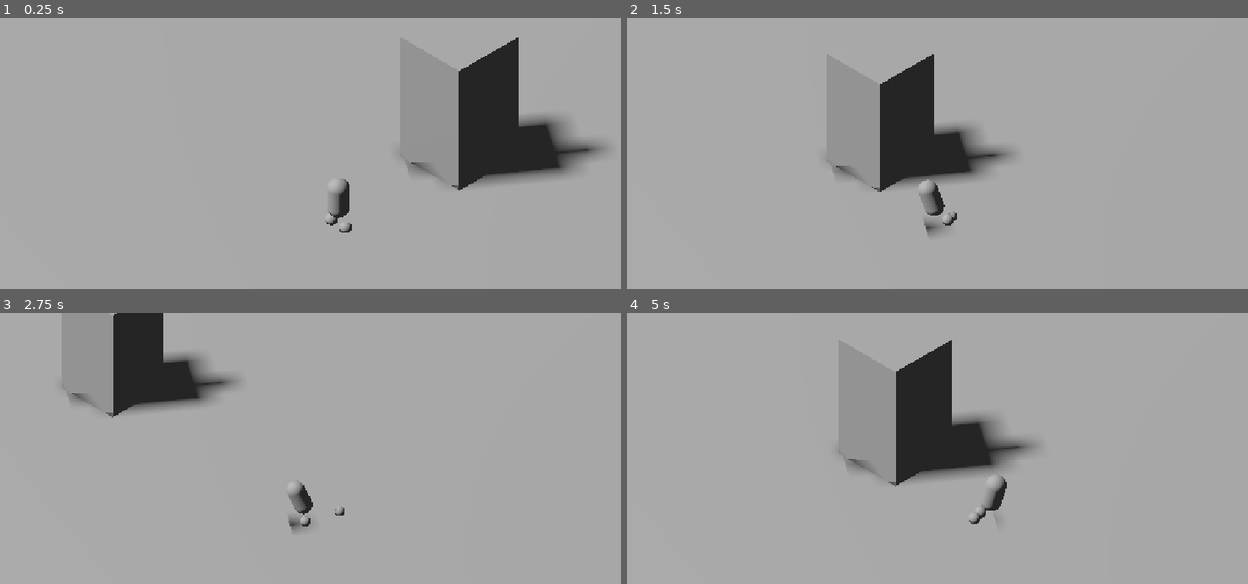
Above: before the commit, frames 1-4 (two rows, left to right).
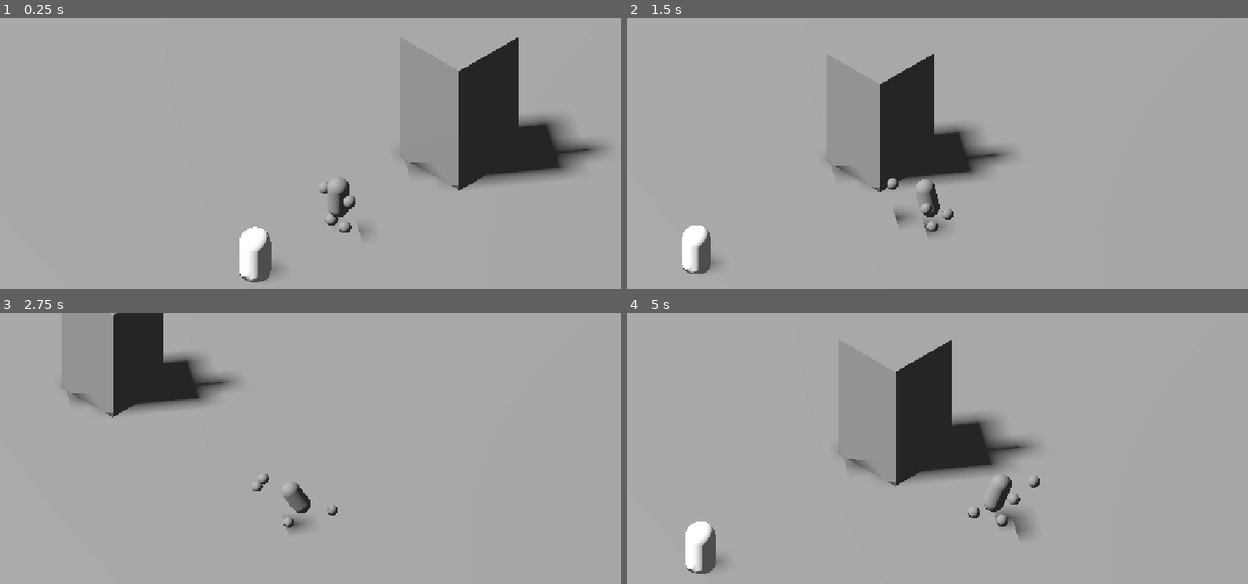
Above: after the commit, the same moments.

Repository: Virbek/3d-zelda-mole
Game: Godot game, scene res://TestingScene.tscn
Two runs of this game, one before a commit and one after it. Both use one fixed random seed, a clock stepped at 60 frames per second and the inputs below.
Inputs (mouse positions are in pixels of both pictures, inside the frame that each line leads up to):
- Up to frame 1 (0.25 s): no input
- Up to frame 2 (1.5 s): move the mouse to (1111, 188) at 0.52 s; hold D (move_right) 0.53-1.28 s; hold Shift (sprint) 0.53-1.28 s; click (1111, 188) at 0.8 s; move the mouse to (831, 226) at 1.27 s; hold S (move_back) from 1.28 s (still down); click (831, 226) at 1.35 s
- Up to frame 3 (2.75 s): tap Shift (sprint) at 1.55 s; move the mouse to (403, 418) at 2.02 s; release S (move_back) at 2.03 s; hold D (move_right) from 2.03 s (still down); hold Shift (sprint) from 2.03 s (still down); click (403, 418) at 2.3 s
- Up to frame 4 (5 s): move the mouse to (931, 578) at 2.77 s; release D (move_right) at 2.78 s; release Shift (sprint) at 2.78 s; hold Z (move_forward) 2.78-3.53 s; click (931, 578) at 2.85 s; tap Shift (sprint) at 3.05, 4.55 s; move the mouse to (1167, 559) at 3.52 s; hold Shift (sprint) 3.53-4.28 s; hold Q (move_left) from 3.53 s (still down); click (1167, 559) at 3.8 s; move the mouse to (763, 445) at 4.27 s; click (763, 445) at 4.35 s

The runs differ from the first frame. In frame 1, 1.1% of the frame differs, in the area x 38-60%, y 58-98%; in frame 2, 1.3%; in frame 3, 0.4%; in frame 4, 1.6%, in the area x 9-67%, y 59-97%.

Commit message:
add fight feature

Diff:
--- /dev/null
+++ b/Enemy.tscn
@@ -0,0 +1,35 @@
+[gd_scene format=3 uid="uid://b34mk8qpxnm3e"]
+
+[ext_resource type="Script" uid="uid://c3ttsl24yvlx1" path="res://enemy.gd" id="1_tt7e2"]
+
+[sub_resource type="CapsuleMesh" id="CapsuleMesh_osq7l"]
+
+[sub_resource type="StandardMaterial3D" id="StandardMaterial3D_j4swo"]
+
+[sub_resource type="CapsuleShape3D" id="CapsuleShape3D_osq7l"]
+
+[sub_resource type="CapsuleShape3D" id="CapsuleShape3D_gqquq"]
+
+[node name="Node3D" type="Node3D" unique_id=465677058]
+
+[node name="Enemy" type="StaticBody3D" parent="." unique_id=1004064655]
+collision_mask = 0
+script = ExtResource("1_tt7e2")
+
+[node name="MeshInstance3D" type="MeshInstance3D" parent="Enemy" unique_id=371837035]
+transform = Transform3D(1, 0, 0, 0, 1, 0, 0, 0, 1, 0, 0.7, 0)
+mesh = SubResource("CapsuleMesh_osq7l")
+surface_material_override/0 = SubResource("StandardMaterial3D_j4swo")
+
+[node name="CollisionShape3D" type="CollisionShape3D" parent="Enemy" unique_id=1577628089]
+transform = Transform3D(1, 0, 0, 0, 1, 0, 0, 0, 1, 0, 0.7, 0)
+shape = SubResource("CapsuleShape3D_osq7l")
+
+[node name="HurtBox" type="Area3D" parent="Enemy" unique_id=75258606]
+visible = false
+collision_layer = 2
+collision_mask = 0
+
+[node name="CollisionShape3D" type="CollisionShape3D" parent="Enemy/HurtBox" unique_id=283983737]
+transform = Transform3D(1.05, 0, 0, 0, 1.05, 0, 0, 0, 1.05, 0, 0, 0)
+shape = SubResource("CapsuleShape3D_gqquq")
--- a/Script/rig.gd
+++ b/Script/rig.gd
@@ -1,33 +1,59 @@
 extends Node3D
 
+## Rig procédural style Rayman : pieds/mains détachés, corps tiré par un ressort.
+## Les nœuds Body, FootL, FootR, HandL, HandR sont mis en top_level : ils vivent
+## en coordonnées monde et peuvent donc prendre du retard sur le Player.
+
 @export var player_path: NodePath
 
 @export_group("Pieds")
-@export var stance_width: float = 0.32     ## écartement latéral
-@export var step_threshold: float = 0.55   ## distance avant de déclencher un pas
-@export var step_duration: float = 0.16    ## durée d'un pas
-@export var step_height: float = 0.22      ## hauteur de l'arc
-@export var step_lead: float = 0.45        ## anticipation dans la direction du mouvement
+@export var stance_width: float = 0.30      ## écartement latéral des pieds
+@export var step_threshold: float = 0.50    ## distance avant de déclencher un pas
+@export var step_duration: float = 0.20     ## durée d'un pas
+@export var step_height: float = 0.20       ## hauteur de l'arc du pas
+@export var step_lead: float = 0.45         ## anticipation dans la direction du mouvement
 
 @export_group("Corps")
-@export var body_height: float = 1.0
-@export var stiffness: float = 90.0        ## force du champ d'attraction
-@export var damping: float = 9.0           ## plus bas = plus de rebond
-@export var lean_degrees: float = 14.0
-@export var lean_pull_scale: float = 0.35   ## étirement (en unités) pour atteindre l'inclinaison max
+@export var body_height: float = 1.00
+@export var stiffness: float = 90.0         ## force du champ d'attraction
+@export var damping: float = 6.0            ## plus bas = plus de rebond
+@export var lean_degrees: float = 20.0
+@export var lean_pull_scale: float = 0.35   ## étirement (unités) pour l'inclinaison max
+
+@export_group("Ressenti des pas")
+@export var bob_height: float = 0.07        ## montée du corps pendant un pas
+@export var sway_degrees: float = 5.0       ## roulis vers le pied d'appui
+@export var push_impulse: float = 0.9       ## coup de reins au départ du pas
+@export var land_impulse: float = 1.3       ## encaissement à la pose
+
+@export_group("Sprint")
+@export var sprint_lean_multiplier: float = 1.7
+@export var sprint_lead_multiplier: float = 1.8
+@export var sprint_swing_multiplier: float = 1.6
+
+@export_group("Mains")
+@export var hand_offset := Vector3(0.55, 0.02, 0.05)  ## x latéral, y hauteur, z arrière
+@export var hand_stiffness: float = 55.0
+@export var hand_damping: float = 7.0
+@export var hand_swing: float = 0.35
+
+@export_group("Attaque")
+@export var attack_reach: float = 0.85      ## rayon du balayage
+@export var attack_height: float = 0.15     ## hauteur relative au centre du corps
+@export var attack_duration: float = 0.28
+@export var attack_arc: float = 180.0       ## amplitude en degrés
+@export var attack_recover: float = 0.12    ## retour progressif au ressort
+@export var hit_window := Vector2(0.15, 0.8)
+@export var hit_radius: float = 0.22
+@export_flags_3d_physics var hit_mask: int = 2  ## calque des ennemis
 
 @onready var player: CharacterBody3D = get_node(player_path)
 @onready var body: Node3D = $Body
 @onready var foot_l: Node3D = $FootL
 @onready var foot_r: Node3D = $FootR
-@export var sprint_lean_multiplier: float = 1.7
-@export var sprint_lead_multiplier: float = 1.8
-
-@export_group("Ressenti des pas")
-@export var bob_height: float = 0.07      ## montée du corps pendant un pas
-@export var sway_degrees: float = 5.0     ## roulis vers le pied d'appui
-@export var push_impulse: float = 0.9     ## coup de reins au départ du pas
-@export var land_impulse: float = 1.3     ## encaissement à la pose
+@onready var hand_l: Node3D = $HandL
+@onready var hand_r: Node3D = $HandR
+
 
 class Foot:
 	var node: Node3D
@@ -38,12 +64,28 @@
 	var from := Vector3.ZERO
 	var to := Vector3.ZERO
 
+
+class Hand:
+	var node: Node3D
+	var side: float = 1.0
+	var pos := Vector3.ZERO
+	var vel := Vector3.ZERO
+
+
 var _feet := []
+var _hands := []
+
+var _body_pos := Vector3.ZERO
 var _body_vel := Vector3.ZERO
-var _body_pos := Vector3.ZERO
+
+var _attacking := false
+var _attack_t := 0.0
+var _recover_t := 0.0
+var _already_hit := []
+
 
 func _ready() -> void:
-	for n in [body, foot_l, foot_r]:
+	for n in [body, foot_l, foot_r, hand_l, hand_r]:
 		n.top_level = true
 
 	for data in [[foot_l, -1.0], [foot_r, 1.0]]:
@@ -52,21 +94,42 @@
 		f.side = data[1]
 		_feet.append(f)
 
-	# Position initiale : pieds au repos, corps au-dessus
 	for f in _feet:
 		f.planted = _rest_target(f)
 		f.node.global_position = f.planted
+
 	_body_pos = player.global_position + Vector3.UP * body_height
 	body.global_position = _body_pos
+
+	for data in [[hand_l, -1.0], [hand_r, 1.0]]:
+		var h := Hand.new()
+		h.node = data[0]
+		h.side = data[1]
+		h.pos = _body_pos + Vector3(hand_offset.x * h.side, hand_offset.y, hand_offset.z)
+		h.node.global_position = h.pos
+		_hands.append(h)
+
+
+func _unhandled_input(event: InputEvent) -> void:
+	if event.is_action_pressed("attack") and not _attacking:
+		_attacking = true
+		_attack_t = 0.0
+		_already_hit.clear()
+
 
 func _physics_process(delta: float) -> void:
 	_update_feet(delta)
 	_update_body(delta)
-
-# Où le pied "devrait" être, compte tenu de la position et de la vitesse actuelles
+	_update_hands(delta)
+
+
+# ---------------------------------------------------------------- PIEDS
+
+## Où le pied "devrait" être, compte tenu de la position et de la vitesse actuelles.
 func _rest_target(f: Foot) -> Vector3:
-	var b := player.global_transform.basis
+	var b: Basis = player.global_transform.basis
 	var hv := Vector3(player.velocity.x, 0.0, player.velocity.z)
+
 	var lead := Vector3.ZERO
 	if hv.length() > 0.1:
 		var l := step_lead
@@ -75,6 +138,7 @@
 		lead = hv.normalized() * l
 
 	var p: Vector3 = player.global_position + b.x * f.side * stance_width + lead
+
 	# Cherche le sol réel sous la position visée
 	var space := get_world_3d().direct_space_state
 	var q := PhysicsRayQueryParameters3D.create(
@@ -90,8 +154,9 @@
 
 	return p
 
+
 func _update_feet(delta: float) -> void:
-	# Faire avancer les pas en cours
+	# 1. Faire avancer les pas en cours
 	for f in _feet:
 		if f.stepping:
 			f.t += delta / step_duration
@@ -101,17 +166,17 @@
 				f.planted = f.to
 				_body_vel.y -= land_impulse
 			var p: Vector3 = f.from.lerp(f.to, f.t)
-			p.y += sin(f.t * PI) * step_height   # arc du pas
+			p.y += sin(f.t * PI) * step_height
 			f.node.global_position = p
 		else:
 			f.node.global_position = f.planted
 
-	# Un seul pied en l'air à la fois
+	# 2. Un seul pied en l'air à la fois
 	for f in _feet:
 		if f.stepping:
 			return
 
-	# Déclencher le pas du pied le plus en retard
+	# 3. Déclencher le pas du pied le plus en retard
 	var worst: Foot = null
 	var worst_dist := step_threshold
 	for f in _feet:
@@ -131,6 +196,9 @@
 		if dir.length() > 0.01:
 			_body_vel += dir.normalized() * push_impulse
 
+
+# ---------------------------------------------------------------- CORPS
+
 func _update_body(delta: float) -> void:
 	var mid: Vector3 = (foot_l.global_position + foot_r.global_position) * 0.5
 	var target: Vector3 = mid + Vector3.UP * body_height
@@ -152,13 +220,13 @@
 	var bob := 0.0
 	var sway := 0.0
 	if step_t >= 0.0:
-		var s := sin(step_t * PI)
+		var s: float = sin(step_t * PI)
 		bob = s * bob_height
 		sway = s * support * deg_to_rad(sway_degrees)
 
 	body.global_position = _body_pos + Vector3.UP * bob
 
-	# --- Inclinaison ---
+	# --- Inclinaison : tiré par les pieds, le haut part en arrière ---
 	var pull := to_target
 	pull.y = 0.0
 	var local_pull: Vector3 = Basis(Vector3.UP, player.rotation.y).inverse() * pull
@@ -167,6 +235,116 @@
 	var lean := deg_to_rad(lean_degrees)
 	if player.is_sprinting:
 		lean *= sprint_lean_multiplier
+
 	body.rotation.y = player.rotation.y
 	body.rotation.x = lerp(body.rotation.x, -clampf(local_pull.z, -1.0, 1.0) * lean, 10.0 * delta)
 	body.rotation.z = lerp(body.rotation.z, clampf(local_pull.x, -1.0, 1.0) * lean, 10.0 * delta) + sway
+
+
+# ---------------------------------------------------------------- MAINS
+
+func _update_hands(delta: float) -> void:
+	# --- Minuteurs de l'attaque ---
+	if _attacking:
+		var prev_t := _attack_t
+		_attack_t += delta / attack_duration
+
+		if prev_t <= hit_window.y and _attack_t >= hit_window.x:
+			_sweep_hit(_attack_position(prev_t), _attack_position(minf(_attack_t, 1.0)))
+
+		if _attack_t >= 1.0:
+			_attack_t = 1.0
+			_attacking = false
+			_recover_t = attack_recover
+	elif _recover_t > 0.0:
+		_recover_t = maxf(_recover_t - delta, 0.0)
+
+	# --- Balancement : la main opposée au pied en l'air part devant ---
+	var swing := 0.0
+	var swing_side := 0.0
+	for f in _feet:
+		if f.stepping:
+			swing = sin(f.t * PI) * hand_swing
+			if player.is_sprinting:
+				swing *= sprint_swing_multiplier
+			swing_side = -f.side
+
+	# On travaille dans le repère du corps : les mains héritent de son inclinaison
+	var b: Basis = body.global_transform.basis
+
+	for h in _hands:
+		var local := Vector3(hand_offset.x * h.side, hand_offset.y, hand_offset.z)
+		if h.side == swing_side:
+			local.z -= swing   # -Z = avant en Godot
+		else:
+			local.z += swing * 0.6
+
+		var target: Vector3 = body.global_position + b * local
+
+		# La main droite est pilotée directement pendant l'attaque
+		if h.side > 0.0 and _attacking:
+			h.pos = _attack_position(_attack_t)
+			h.vel = Vector3.ZERO
+			h.node.global_position = h.pos
+			h.node.rotation = body.rotation
+			continue
+
+		# Reprise en douceur après le coup
+		if h.side > 0.0 and _recover_t > 0.0:
+			var k: float = 1.0 - (_recover_t / attack_recover)
+			h.vel += (target - h.pos) * (hand_stiffness * k) * delta
+		else:
+			h.vel += (target - h.pos) * hand_stiffness * delta
+
+		h.vel *= exp(-hand_damping * delta)
+		h.pos += h.vel * delta
+
+		h.node.global_position = h.pos
+		h.node.rotation = body.rotation
+
+
+# ---------------------------------------------------------------- ATTAQUE
+
+## Position de la main droite pendant le balayage.
+## Ancrage sur le corps (distance constante au buste),
+## orientation sur le Player (cap stable, jamais incliné).
+func _attack_position(t: float) -> Vector3:
+	var half := deg_to_rad(attack_arc) * 0.5
+
+	# Adoucit le départ et la fin sans changer les extrémités
+	var e: float = t * t * (3.0 - 2.0 * t)
+
+	# De -half (côté droit) vers +half (côté gauche)
+	var angle: float = lerp(-half, half, e)
+
+	var fwd := Vector3.FORWARD.rotated(Vector3.UP, player.rotation.y)
+	var dir: Vector3 = fwd.rotated(Vector3.UP, angle)
+
+	var origin: Vector3 = body.global_position + Vector3.UP * attack_height
+	return origin + dir * attack_reach
+
+
+## Teste tout le volume balayé entre deux frames : aucun tunneling possible.
+func _sweep_hit(from: Vector3, to: Vector3) -> void:
+	var space := get_world_3d().direct_space_state
+
+	var shape := SphereShape3D.new()
+	shape.radius = hit_radius + from.distance_to(to) * 0.5
+
+	var params := PhysicsShapeQueryParameters3D.new()
+	params.shape = shape
+	params.transform = Transform3D(Basis(), (from + to) * 0.5)
+	params.collision_mask = hit_mask
+	params.collide_with_areas = true
+	params.collide_with_bodies = false
+
+	for hit in space.intersect_shape(params, 8):
+		var e = hit.collider.get_parent()
+		if e in _already_hit:
+			continue
+		_already_hit.append(e)
+		if e.has_method("take_hit"):
+			var dir: Vector3 = e.global_position - player.global_position
+			dir.y = 0.0
+			if dir.length() > 0.01:
+				e.take_hit(dir.normalized())
--- a/TestingScene.tscn
+++ b/TestingScene.tscn
@@ -1,6 +1,7 @@
 [gd_scene format=3 uid="uid://u0qu6fw50sb6"]
 
 [ext_resource type="Script" uid="uid://b07lnyprg4fw0" path="res://Script/camera_rig.gd" id="1_iyuba"]
+[ext_resource type="PackedScene" uid="uid://b34mk8qpxnm3e" path="res://Enemy.tscn" id="1_ypt0w"]
 [ext_resource type="Script" uid="uid://bn1pb4k3883he" path="res://Script/player.gd" id="2_6mnxl"]
 [ext_resource type="Script" uid="uid://b5w3j321nkicy" path="res://Script/rig.gd" id="3_6mnxl"]
 
@@ -23,11 +24,18 @@
 
 [sub_resource type="SphereMesh" id="SphereMesh_6mnxl"]
 
+[sub_resource type="SphereMesh" id="SphereMesh_j4swo"]
+
+[sub_resource type="SphereMesh" id="SphereMesh_an2lv"]
+
 [sub_resource type="BoxMesh" id="BoxMesh_osq7l"]
 
 [sub_resource type="BoxShape3D" id="BoxShape3D_osq7l"]
 
 [node name="Node3D" type="Node3D" unique_id=1847682603]
+
+[node name="Enemy" parent="." unique_id=465677058 instance=ExtResource("1_ypt0w")]
+transform = Transform3D(1, 0, 0, 0, 1, 0, 0, 0, 1, 0, 0, 3.7087884)
 
 [node name="DirectionalLight3D" type="DirectionalLight3D" parent="." unique_id=1335146338]
 transform = Transform3D(0.81915206, 0.43938506, -0.36868784, 0, 0.64278764, 0.76604444, 0.57357645, -0.62750685, 0.5265408, 0, 0, 0)
@@ -70,6 +78,7 @@
 player_path = NodePath("..")
 bob_height = 0.02
 sway_degrees = 2.0
+hand_offset = Vector3(0.55, 0.2, 0.05)
 
 [node name="Body" type="Node3D" parent="Player/Rig" unique_id=174431133]
 transform = Transform3D(1, 0, 0, 0, 1, 0, 0, 0, 1, 0, 0.5, 0)
@@ -92,6 +101,18 @@
 transform = Transform3D(0.4, 0, 0, 0, 0.4, 0, 0, 0, 0.4, 0, 0, 0)
 mesh = SubResource("SphereMesh_6mnxl")
 
+[node name="HandR" type="Node3D" parent="Player/Rig" unique_id=1827813119]
+
+[node name="MeshInstance3D" type="MeshInstance3D" parent="Player/Rig/HandR" unique_id=1135453900]
+transform = Transform3D(0.4, 0, 0, 0, 0.4, 0, 0, 0, 0.4, 0, 0, 0)
+mesh = SubResource("SphereMesh_j4swo")
+
+[node name="HandL" type="Node3D" parent="Player/Rig" unique_id=1485633582]
+
+[node name="MeshInstance3D" type="MeshInstance3D" parent="Player/Rig/HandL" unique_id=565617797]
+transform = Transform3D(0.4, 0, 0, 0, 0.4, 0, 0, 0, 0.4, 0, 0, 0)
+mesh = SubResource("SphereMesh_an2lv")
+
 [node name="StaticBody3D" type="StaticBody3D" parent="." unique_id=940025571]
 transform = Transform3D(2.635, 0, 0, 0, 4.775, 0, 0, 0, 2.635, 0, 2.2377598, -5.385519)
 
--- /dev/null
+++ b/enemy.gd
@@ -0,0 +1,48 @@
+extends StaticBody3D
+
+@export var knockback_distance: float = 0.9
+@export var knockback_time: float = 0.18
+@export var recover_time: float = 0.35
+@export var flash_color := Color(1.0, 0.15, 0.15)
+@export var flash_count: int = 3
+@export var flash_duration: float = 0.4
+
+@onready var mesh: MeshInstance3D = $MeshInstance3D
+
+var _mat: StandardMaterial3D
+var _base_color: Color
+var _home := Vector3.ZERO
+var _tween: Tween
+var _flash_tween: Tween
+
+func _ready() -> void:
+	_home = global_position
+	_mat = mesh.get_active_material(0).duplicate()
+	mesh.set_surface_override_material(0, _mat)
+	_base_color = _mat.albedo_color
+
+func take_hit(direction: Vector3) -> void:
+	_knockback(direction)
+	_flash()
+
+func _knockback(direction: Vector3) -> void:
+	if _tween != null and _tween.is_running():
+		_tween.kill()
+
+	var away: Vector3 = _home + direction * knockback_distance
+
+	_tween = create_tween()
+	_tween.tween_property(self, "global_position", away, knockback_time)\
+		.set_ease(Tween.EASE_OUT).set_trans(Tween.TRANS_QUINT)
+	_tween.tween_property(self, "global_position", _home, recover_time)\
+		.set_ease(Tween.EASE_OUT).set_trans(Tween.TRANS_BACK)
+
+func _flash() -> void:
+	if _flash_tween != null and _flash_tween.is_running():
+		_flash_tween.kill()
+
+	var step: float = flash_duration / (flash_count * 2)
+	_flash_tween = create_tween()
+	for i in flash_count:
+		_flash_tween.tween_property(_mat, "albedo_color", flash_color, step * 0.4)
+		_flash_tween.tween_property(_mat, "albedo_color", _base_color, step * 1.6)
--- a/project.godot
+++ b/project.godot
@@ -51,6 +51,11 @@
 "events": [Object(InputEventKey,"resource_local_to_scene":false,"resource_name":"","device":-1,"window_id":0,"alt_press …(195 unchanged characters)…
 ]
 }
+attack={
+"deadzone": 0.2,
+"events": [Object(InputEventMouseButton,"resource_local_to_scene":false,"resource_name":"","device":-1,"window_id":0,"alt_pressed":false,"shift_pressed":false,"ctrl_pressed":false,"meta_pressed":false,"button_mask":1,"position":Vector2(134, 23),"global_position":Vector2(146, 83),"factor":1.0,"button_index":1,"canceled":false,"pressed":true,"double_click":false,"script":null)
+]
+}
 
 [physics]
 
Not shown, added: enemy.gd.uid
